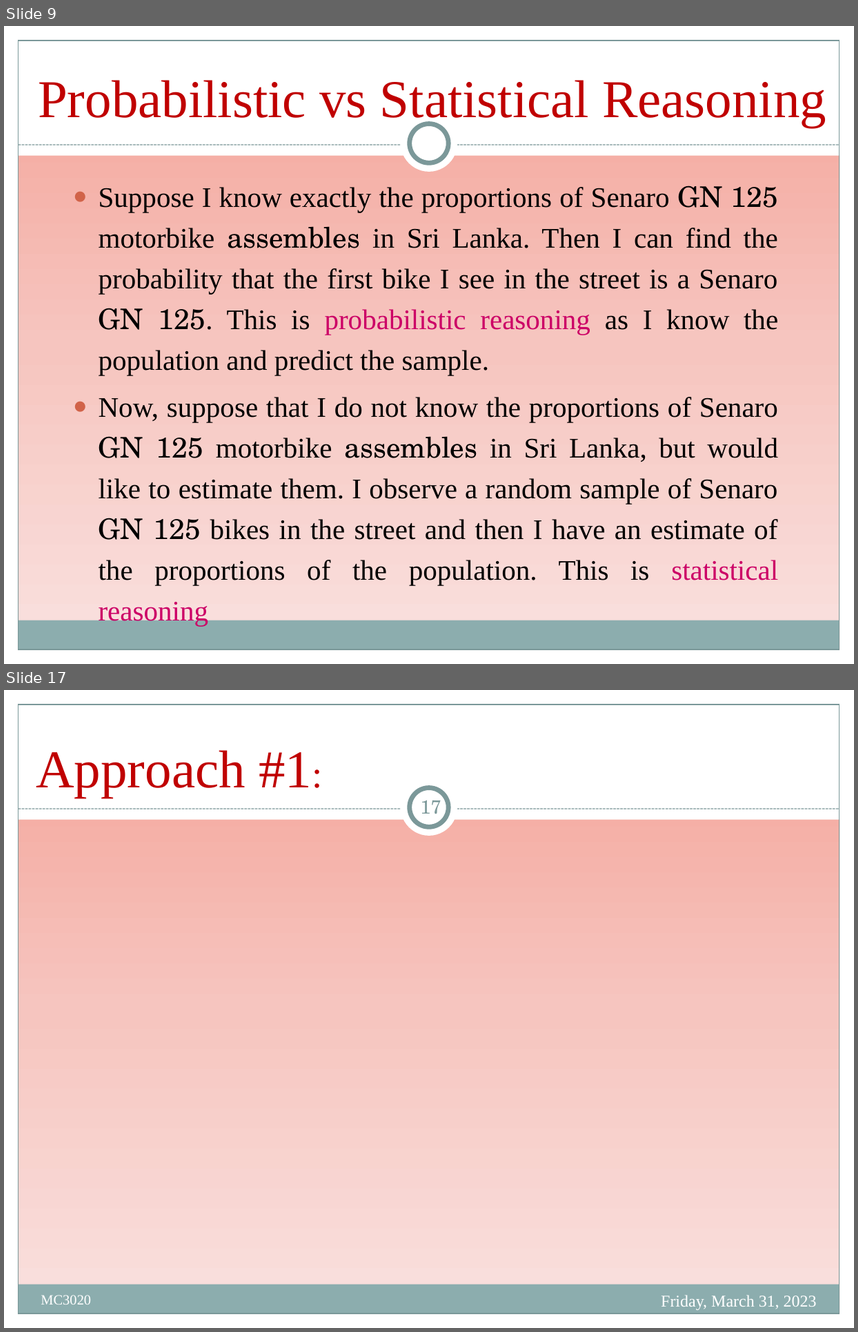
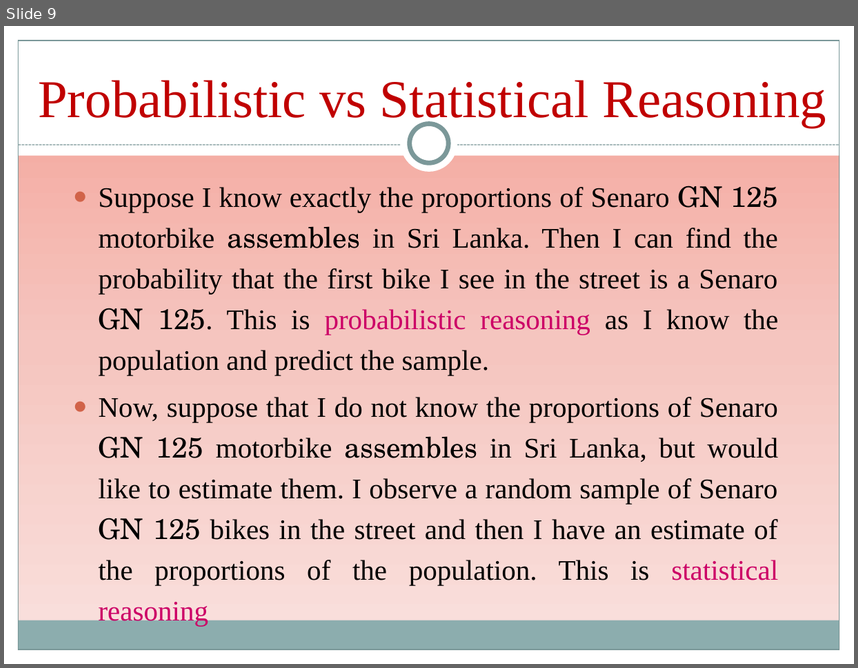
Before and after one commit to Mayooran1987/MC3020_E22, a slide deck: Lect_1.pptx. Shown one above the other, each under a label of ours: slides 9 and 17 before the commit, slide 9 after it; the slides between them are not shown. The pictures are 858x1332 and 858x668 pixels, drawn with LibreOffice and Linux fonts; fonts in the diff are those of the drawing; grey boxes stand for pictures. Boxes give left, top, right and bottom in pixels: in the first picture for what was removed or moved away, otherwise in the second. Text is boxed around its words. In the diff, an @@ line names an element or a change of style, - is before the commit and + after.

```diff
--- a/Lect_1.pptx
+++ b/Lect_1.pptx
@@ slide 17 removed at box(4, 690, 854, 1328), background gradient #F4A095 to #F6C5BF to #FAE2E0; not listed: 9 template elements that a slide beside it also shows @@
@@ title removed at box(36, 750, 312, 798) @@
-Approach #1:
@@ page number removed at box(420, 800, 441, 814) @@
-17
@@ text removed at box(41, 1294, 91, 1304) @@
-MC3020
@@ text removed at box(661, 1294, 817, 1310) @@
-Friday, March 31, 2023
```
Also in this commit, not shown: 71 slides changed, 2 slides added, 1 other slide removed.
